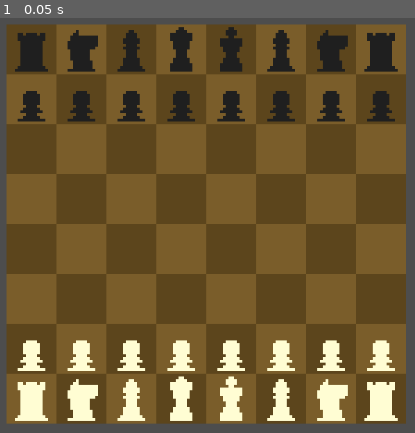
Above: before the commit, frame 1.
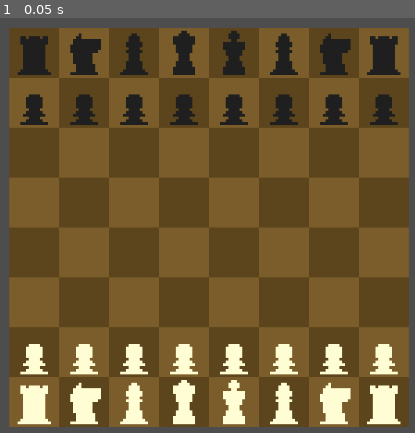
Above: after the commit, the same moment.

Repository: velocity301/winduptoys
Game: Godot game, scene res://main.tscn
Same seed, same stepped clock (60 frames per second), same inputs: the game is played once before the commit and once after it.
Inputs:
- Up to frame 1 (0.05 s): no input

The runs differ from the first frame. In frame 1, 18% of the frame differs, in the area x 1-99%, y 1-99%.

Commit message:
Create board coordinate system

Diff:
--- a/chess.gd
+++ b/chess.gd
@@ -68,8 +68,10 @@
 	if event is InputEventMouseButton and event.pressed:
 		if event.button_index == MOUSE_BUTTON_LEFT:
 			if is_mouse_over:
-				var var1 = $BoardEdge.get_local_mouse_position()
-				print(var1)
+				var X_position = $BoardEdge.get_local_mouse_position().x
+				var Y_position = $BoardEdge.get_local_mouse_position().y
+				var row_col = (floor(Vector2(X_position+72,-Y_position+72)/CELL_WIDTH))
+				print(row_col)
 			else:
 				return
 
--- a/main.tscn
+++ b/main.tscn
@@ -9,5 +9,5 @@
 [node name="CanvasLayer" type="CanvasLayer" parent="."]
 
 [node name="Board" parent="." instance=ExtResource("1_ricxw")]
-position = Vector2(-244, -5)
+position = Vector2(-240, 0)
 scale = Vector2(4, 4)
